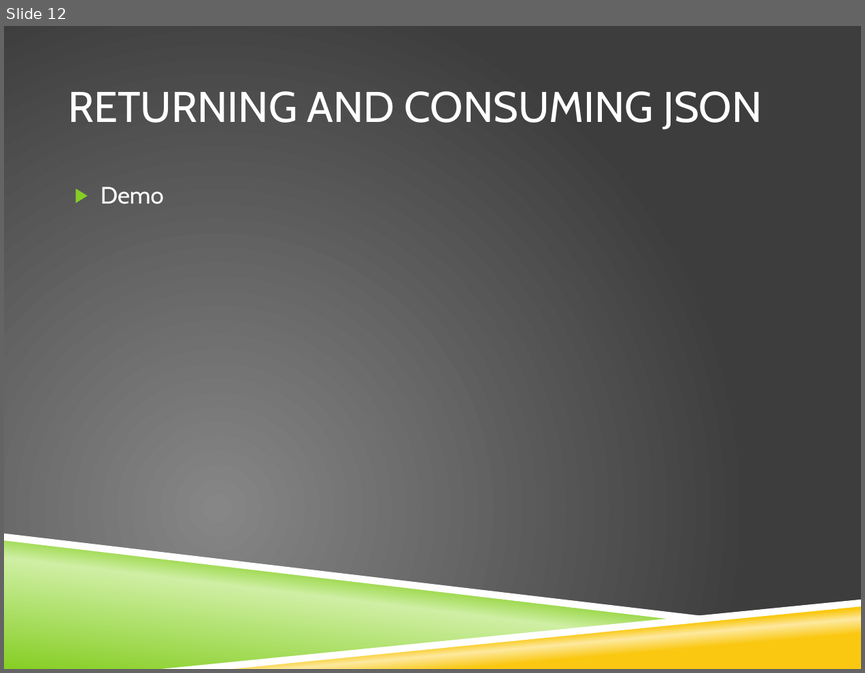
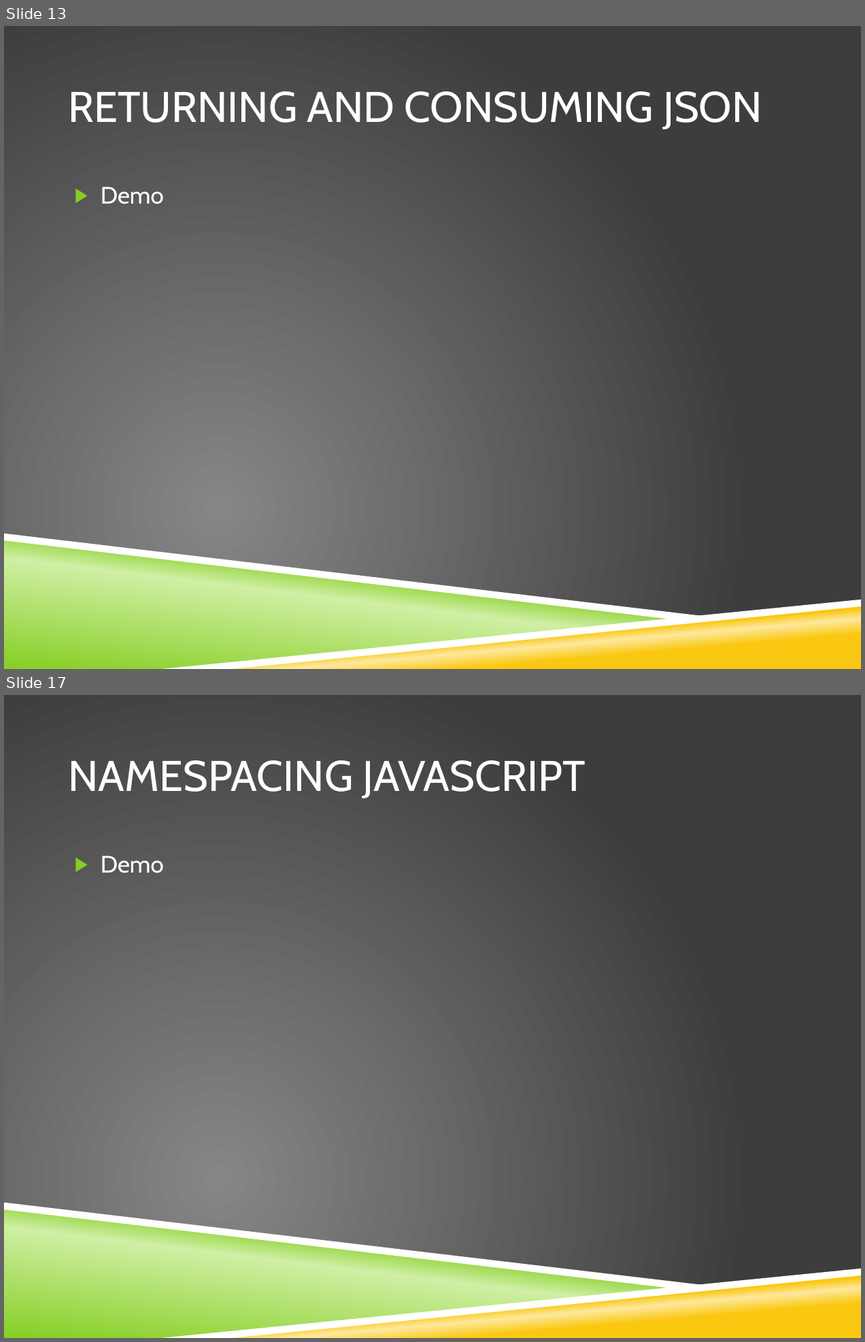
Before and after one commit to stimms/SinglePageApplications, a slide deck: Building Single page applications.pptx. Shown one above the other, each under a label of ours: slide 12 before the commit, slides 13 and 17 after it; the slides between them are not shown. The pictures are 865x673 and 865x1342 pixels, drawn with LibreOffice and Linux fonts; fonts in the diff are those of the drawing; background and template pictures are left out. Boxes give left, top, right and bottom in pixels: in the first picture for what was removed or moved away, otherwise in the second. Text is boxed around its words. In the diff, an @@ line names an element or a change of style, - is before the commit and + after.

```diff
--- a/Building Single page applications.pptx
+++ b/Building Single page applications.pptx
@@ slide 17 added at box(4, 695, 861, 1338), background picture (left out); not listed: 4 template elements that a slide beside it also shows @@
@@ title added at box(68, 760, 585, 798), 36 pt, text #FFFFFF @@
+NAMESPACING JAVASCRIPT
@@ text added at box(101, 855, 164, 873), 20 pt, text #FFFFFF @@
+▶ Demo
@@ what was slide 12 is now slide 13 @@
```
Also in this commit, not shown: 1 slide changed, 5 other slides added, 1 slide removed.
